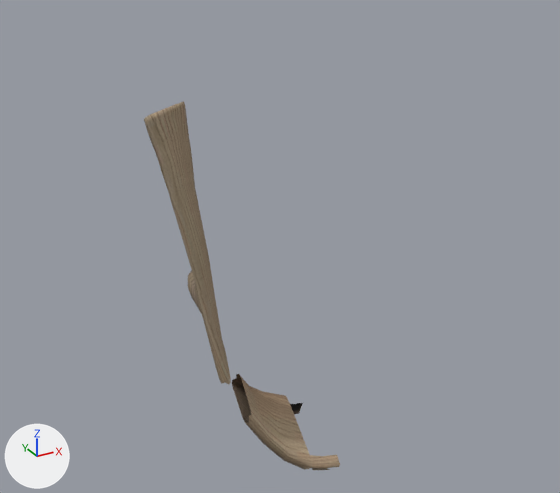
Renders of the OBJ model tokenhsi/data/dataset_dynamic_objects/train/ArmChair_Normal/79351ba8-9898-38e2-ba0f-a62296ea9c2e/geom/mesh.obj from each side of a commit.
Rendered twice from a 50 mm lens placed at (-0.53, -1.014, 0.439), pointed at (0.011, -0.032, -0.052). Lighting does not change. The marker at lower left points along +X, +Y and +Z. Where no turn or scale is listed for an object, it has been applied to the vertices. Vertices at the same position are counted once.
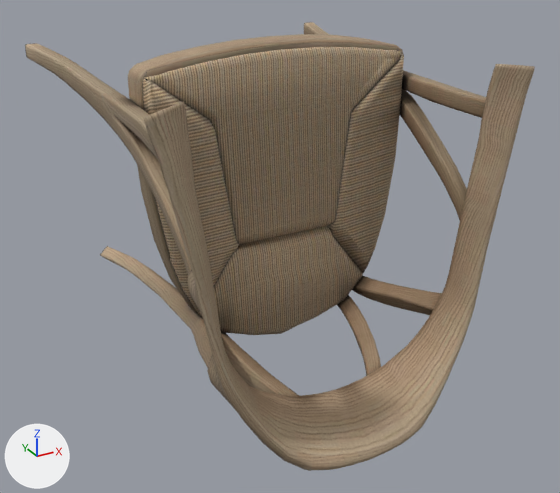
Pixel boxes [x1, y1, x2, y2] of what changed, in the pictures (560 x 493 px):
'mesh', reshaped (159% wider, 22% taller): before [144, 101, 340, 470]; after [25, 22, 535, 471]
part 1 of me_mesh, added (brown): after [100, 246, 299, 396]
part 2 of me_mesh, added (brown): after [337, 276, 442, 376]
part 3 of me_mesh, added (brown): after [142, 47, 404, 335]
part 4 of me_mesh, added (brown): after [25, 43, 192, 275]
part 5 of me_mesh, added (brown): after [304, 22, 486, 220]
part 6 of me_mesh, added (beige): after [128, 34, 404, 335]
part 7 of me_mesh, added (brown): after [286, 64, 535, 471]
part 8 of me_mesh, added (brown): after [207, 354, 251, 423]

The change, as a list of edits to the scene's bpy script:
```text
Change me_mesh:
    used by ob_mesh; location = (0.0, 0.0, 0.0)
    remove me_mesh.from_pydata(...)  # 307 vertices, 513 faces; spans x -0.274..-0.049, y -0.311..-0.216, z -0.262..0.247
    add me_mesh.from_pydata(...)  # 2088 vertices, 3973 faces; spans x -0.274..0.274, y -0.312..0.312, z -0.27..0.27
    me_mesh part 1: a new loose piece of 240 vertices spanning x -0.197..-0.052, y -0.226..0.312, z -0.223..-0.092, in mat_material_0 (picture img_material_0_png)
    me_mesh part 2: a new loose piece of 240 vertices spanning x 0.052..0.197, y -0.226..0.312, z -0.223..-0.092, in mat_material_0 (picture img_material_0_png)
    me_mesh part 3: a new loose piece of 217 vertices spanning x -0.205..0.206, y -0.079..-0.033, z -0.186..0.259, in mat_material_0 (picture img_material_0_png)
    me_mesh part 4: a new loose piece of 216 vertices spanning x -0.273..-0.202, y -0.24..0.31, z 0.005..0.234, in mat_material_0 (picture img_material_0_png)
    me_mesh part 5: a new loose piece of 216 vertices spanning x 0.201..0.273, y -0.241..0.31, z 0.005..0.234, in mat_material_0 (picture img_material_0_png)
    me_mesh part 6: a new loose piece of 104 vertices spanning x -0.211..0.213, y -0.057..-0.016, z -0.195..0.27, in mat_material_0 (picture img_material_0_png)
    me_mesh part 7: 485 vertices added at x -0.093..0.274, y -0.312..-0.215, z -0.27..0.247
    me_mesh part 8: 49 vertices added at x -0.202..-0.166, y -0.279..-0.219, z -0.149..-0.083
```
